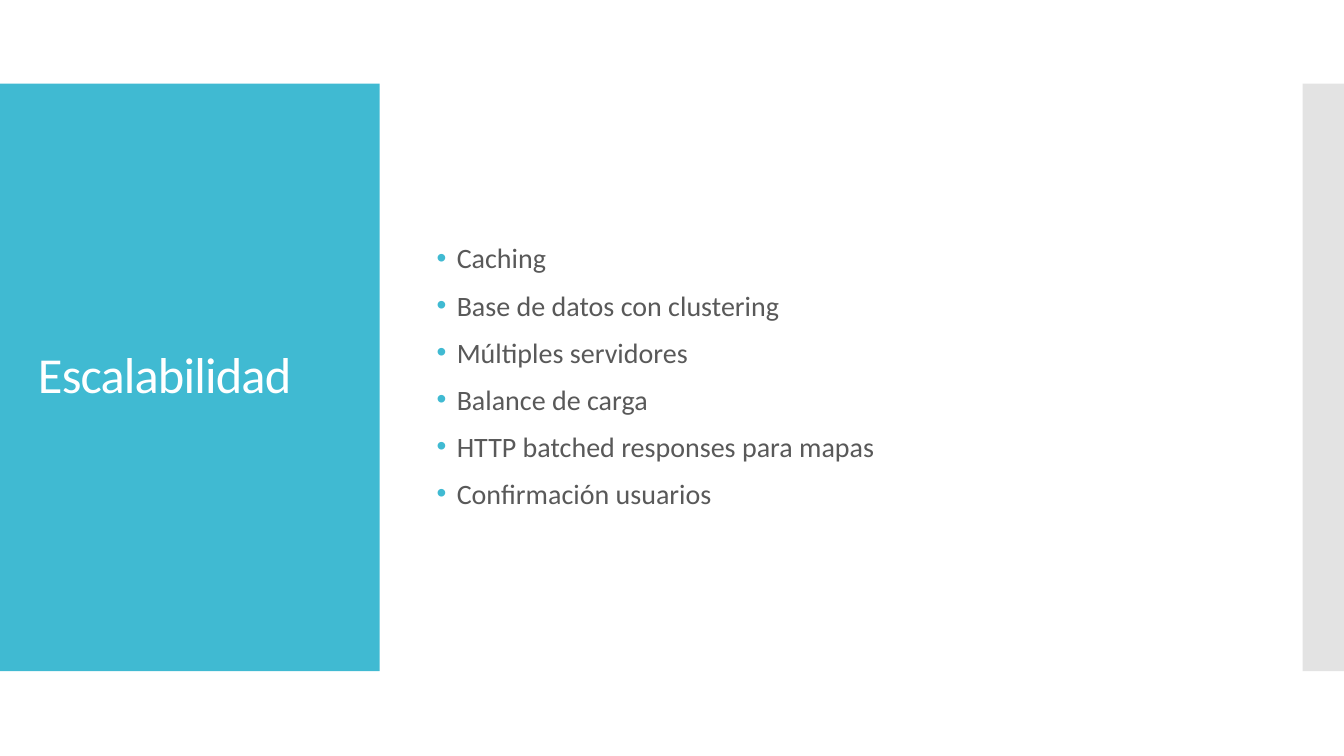
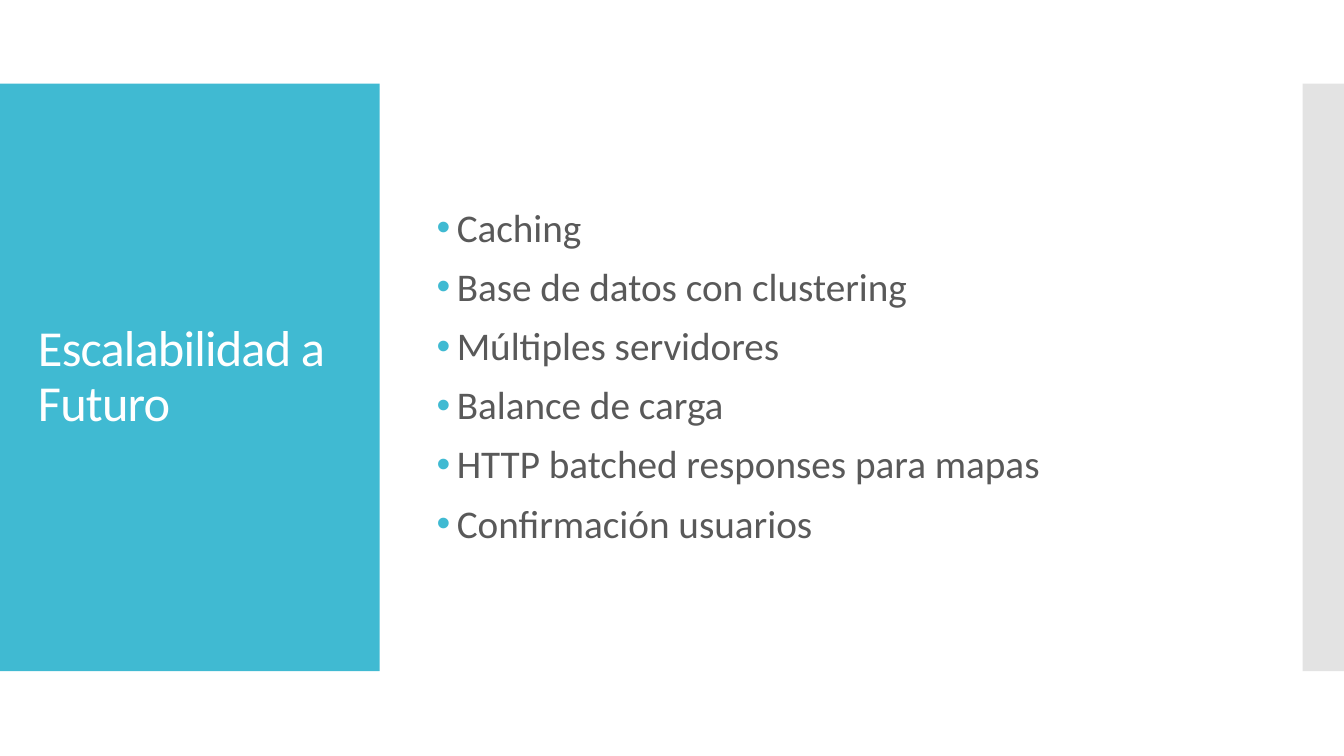
Before and after one commit to dschenkelman/taller-proyectos, a slide deck: slide 9 of Assets/PresentacionTecnica.pptx. Drawn at 1344x756 pixels with LibreOffice and Linux fonts; fonts in the diff are those of the drawing. Boxes give left, top, right and bottom in pixels: in the first picture for what was removed or moved away, otherwise in the second. Text is boxed around its words. In the diff, an @@ line names an element or a change of style, - is before the commit and + after.

```diff
--- a/Assets/PresentacionTecnica.pptx
+++ b/Assets/PresentacionTecnica.pptx
@@ text "Caching" at bbox=[457, 215, 1040, 539]: size 20 to 28 pt @@
@@ title at bbox=[38, 331, 325, 422]: text changed @@
-Escalabilidad
+Escalabilidad a Futuro
```
Also in this commit, not shown: 4 other slides changed, 1 slide added, 1 slide removed, 1 other file.
